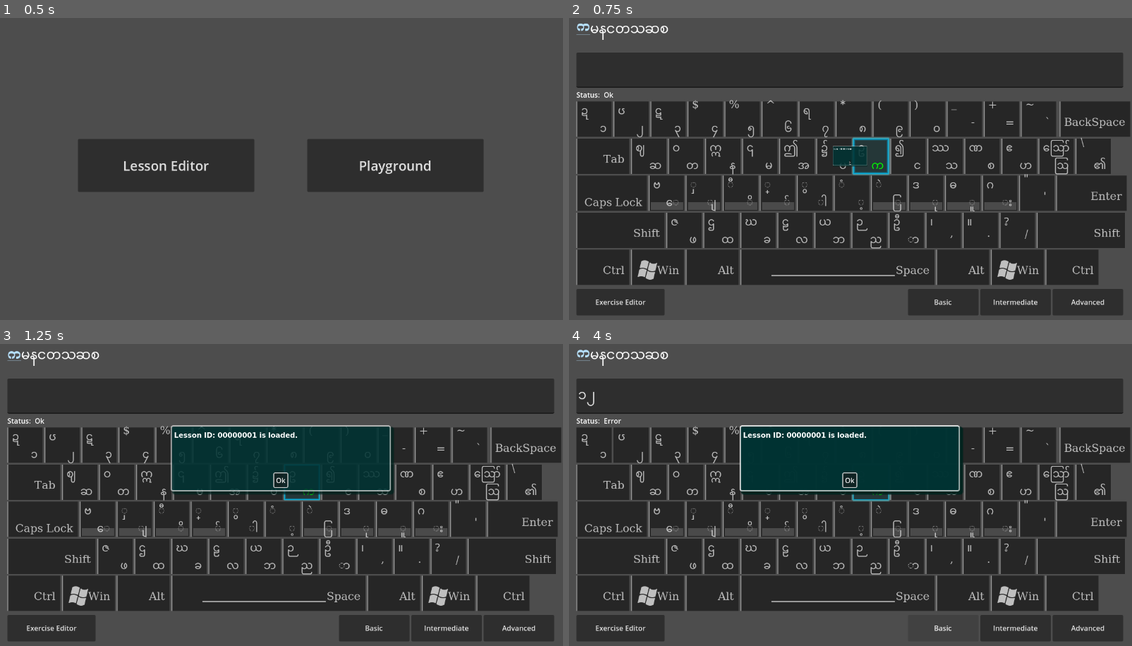
Above: before the commit, frames 1-4 (two rows, left to right).
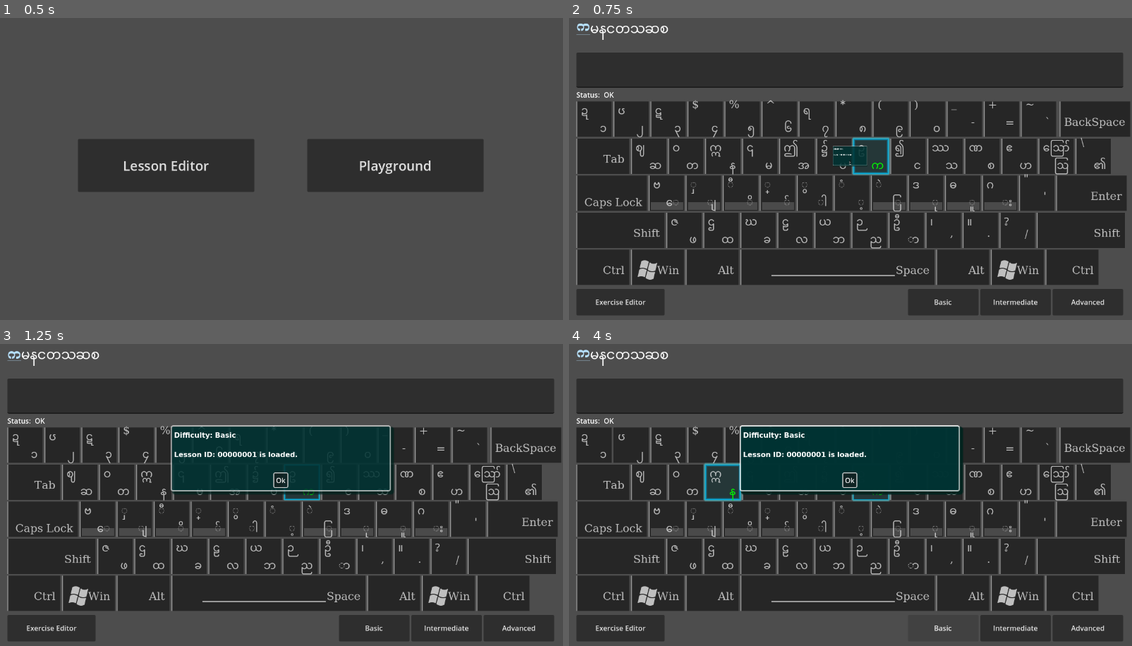
Above: after the commit, the same moments.

Repository: stmSi/Ultimate-Myanmar-Typing-Wizard
Game: Godot game, scene res://src/main.tscn
The game is run twice, just before and just after one commit, with the same random seed, the same clock (stepped at 60 frames per second) and the same inputs.
Inputs (mouse positions are in pixels of both pictures, inside the frame that each line leads up to):
- Up to frame 1 (0.5 s): no input
- Up to frame 2 (0.75 s): click "Playground" at 0.5 s
- Up to frame 3 (1.25 s): no input
- Up to frame 4 (4 s): click (850, 395) at 1.27 s; type "12" at 1.35 s; click "Ok" at 2 s; click "Ok" at 2.75 s; click "Basic" at 3.5 s

Frame 1 is identical in both runs. In frame 2, less than 0.1% of the frame differs, in the area x 7-51%, y 24-46%; in frame 3, 0.5%; in frame 4, 0.9%, in the area x 1-53%, y 15-53%.

Commit message:
Fix: Invalid Index

Diff:
--- a/src/Playground/Playground.gd
+++ b/src/Playground/Playground.gd
@@ -51,17 +51,20 @@
 			return
 		else:
 			exercises = LessonAccess.get_exercise_lines(int(lesson_ids[lesson_idx]), difficulty)
-			EventBus.message_popup.emit("Lesson ID: " + lesson_ids[lesson_idx] + " is loaded.")
+			exercise_idx = 0
 			lesson_idx += 1
-
-			EventBus.lesson_id_loaded.emit(int(lesson_ids[lesson_idx]))
-
 
 			if exercises.size() == exercise_idx:
 				# keep loading lessons one by one until there is exercise
 				# otherwise restart with `EventBus.finished_all_sections.emit()`
 				_load_exercise()
 				return
+
+			EventBus.lesson_id_loaded.emit(int(lesson_ids[lesson_idx - 1]))
+			EventBus.message_popup.emit(
+				"Difficulty: " + difficulty.capitalize() + "\r\n" +\
+				"Lesson ID: " + lesson_ids[lesson_idx - 1] + " is loaded."
+			)
 
 
 	current_exercise_text = exercises[exercise_idx]
@@ -108,7 +111,6 @@
 	_start_lesson()
 	pass # Replace with function body.
 
-
 func _on_intermediate_btn_pressed() -> void:
 	difficulty = 'intermediate'
 	_start_lesson()
--- a/src/Playground/Playground.tscn
+++ b/src/Playground/Playground.tscn
@@ -17,6 +17,7 @@
 	grab_focus()
 	EventBus.finished_section.connect(self._finished_section)
 	EventBus.message_popup_closed.connect(self._on_message_popup_closed)
+	EventBus.lesson_id_loaded.connect(self._on_new_lesson_id_loaded)
 	pass # Replace with function body.
 
 
@@ -25,6 +26,9 @@
 
 func _on_message_popup_closed() -> void:
 	grab_focus()
+
+func _on_new_lesson_id_loaded(_lesson_id: int) -> void:
+	clear()
 "
 
 [sub_resource type="GDScript" id="GDScript_r5ri8"]
